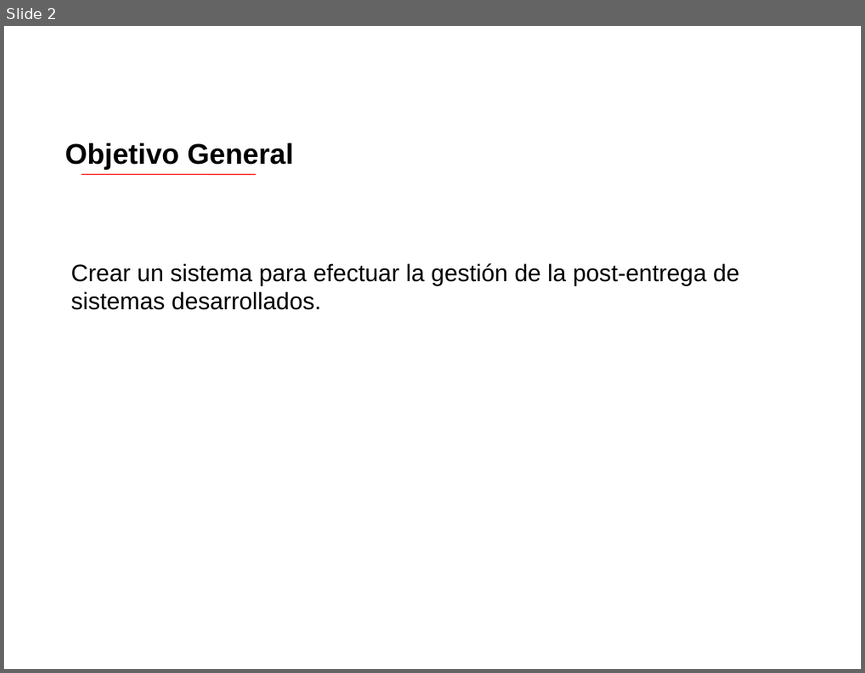
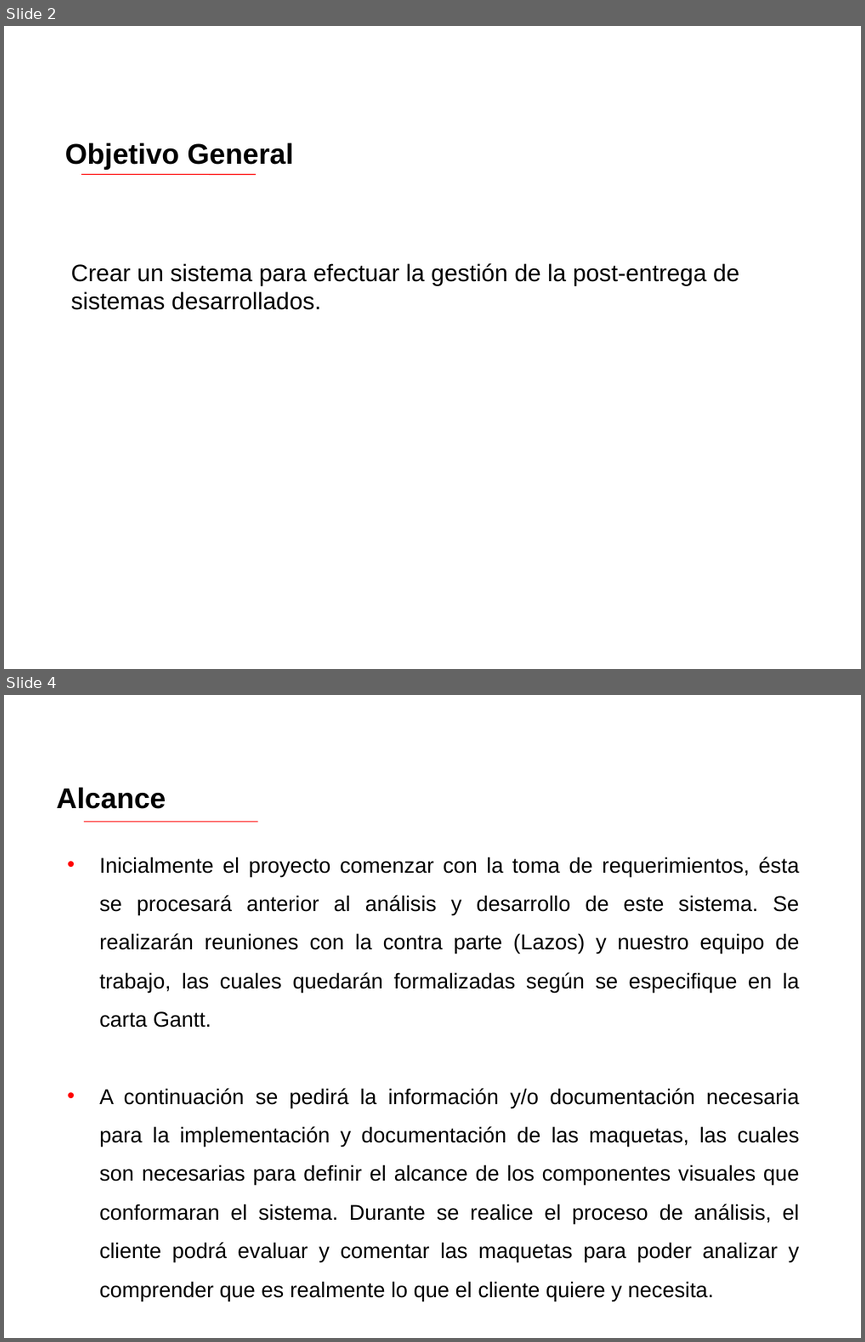
Before and after one commit to luxohcf/sgm-lazos, a slide deck: Ante-Proyecto (entrega 20130909)/Documentación/Presentación Ante-proyecto.ppt. Shown one above the other, each under a label of ours: slide 2 before the commit, slides 2 and 4 after it; the slides between them are not shown. The pictures are 865x673 and 865x1342 pixels, drawn with LibreOffice and Linux fonts; fonts in the diff are those of the drawing; background and template pictures are left out. Boxes give left, top, right and bottom in pixels: in the first picture for what was removed or moved away, otherwise in the second. Text is boxed around its words. In the diff, an @@ line names an element or a change of style, - is before the commit and + after.

```diff
--- a/Ante-Proyecto (entrega 20130909)/Documentación/Presentación Ante-proyecto.ppt
+++ b/Ante-Proyecto (entrega 20130909)/Documentación/Presentación Ante-proyecto.ppt
@@ slide 4 added at [4, 695, 861, 1338], background picture (left out) @@
@@ text added at [57, 787, 166, 809], 24 pt, text #000000, bold @@
+Alcance
@@ line added from (84, 822) to (257, 822), #FF0000 0.74 pt @@
@@ text added at [99, 857, 800, 1301], 18 pt, text #000000 @@
+• Inicialmente el proyecto comenzar con la toma de requerimientos, ésta se procesará anterior al análisis y desarrollo de este sistema. Se realizarán reuniones con la contra parte (Lazos) y nuestro equipo de trabajo, las cuales quedarán formalizadas según se especifique en la carta Gantt.
+• A continuación se pedirá la información y/o documentación necesaria para la implementación y documentación de las maquetas, las cuales son necesarias para definir el alcance de los componentes visuales que conformaran el sistema. Durante se realice el proceso de análisis, el cliente podrá evaluar y comentar las maquetas para poder analizar y comprender que es realmente lo que el cliente quiere y necesita.
```
Also in this commit, not shown: 2 slides changed, 4 other slides added, 1 slide removed, 3 other files.
